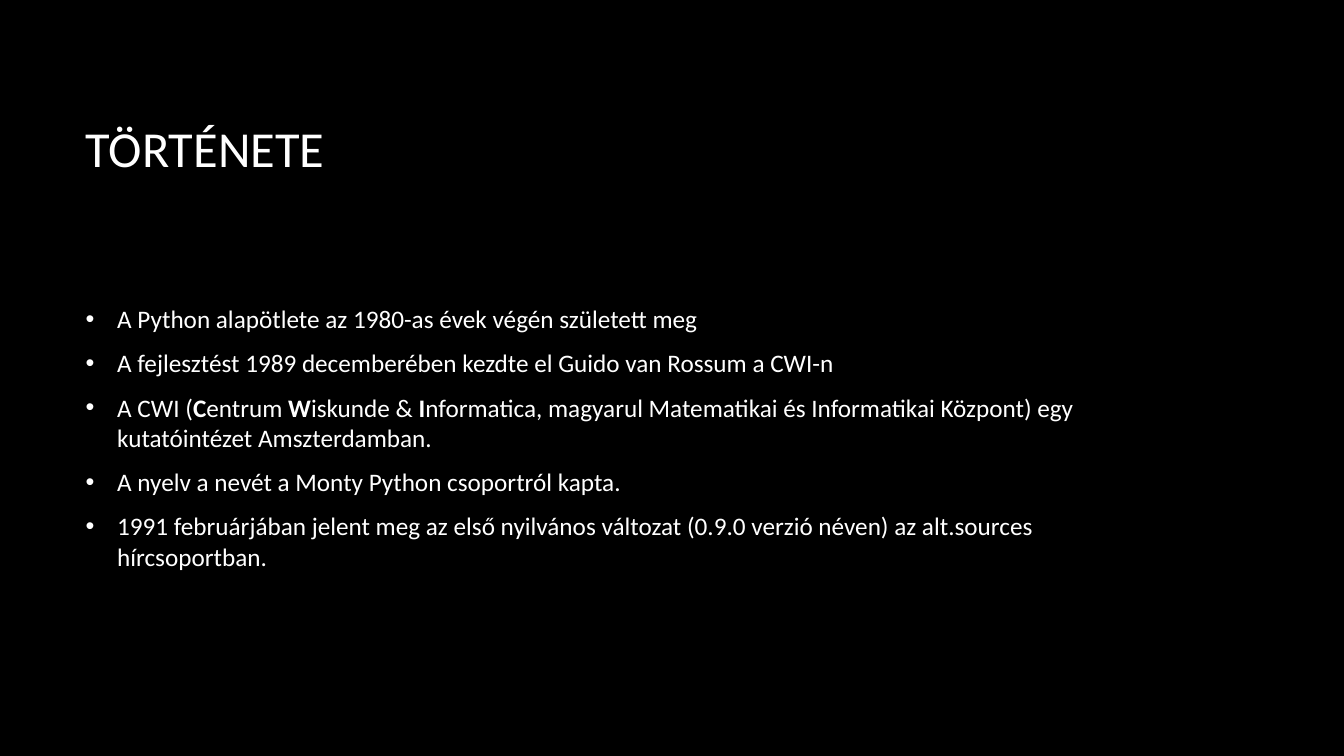
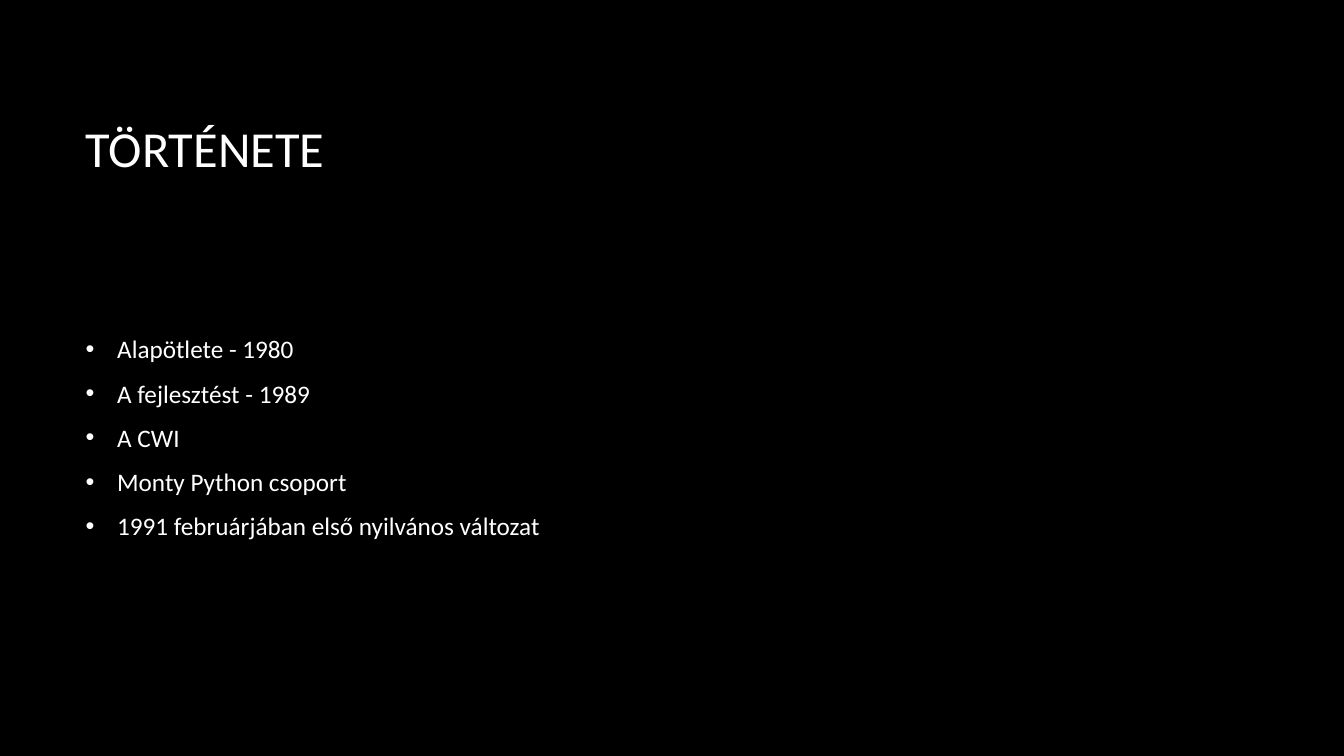
Before and after one commit to Andor1298/ikt-ppt, a slide deck: slide 4 of Python.pptx. Drawn at 1344x756 pixels with LibreOffice and Linux fonts; fonts in the diff are those of the drawing; background and template pictures are left out. Boxes give left, top, right and bottom in pixels: in the first picture for what was removed or moved away, otherwise in the second. Text is boxed around its words. In the diff, an @@ line names an element or a change of style, - is before the commit and + after.

```diff
--- a/Python.pptx
+++ b/Python.pptx
@@ text at box(117, 340, 540, 540): text changed @@
-• A Python alapötlete az 1980-as évek végén született meg
-• A fejlesztést 1989 decemberében kezdte el Guido van Rossum a CWI-n
-• A CWI (Centrum Wiskunde & Informatica, magyarul Matematikai és Informatikai Központ) egy kutatóintézet Amszterdamban.
-• A nyelv a nevét a Monty Python csoportról kapta.
-• 1991 februárjában jelent meg az első nyilvános változat (0.9.0 verzió néven) az alt.sources hírcsoportban.
+• Alapötlete - 1980
+• A fejlesztést - 1989
+• A CWI
+• Monty Python csoport
+• 1991 februárjában első nyilvános változat
```
Also in this commit, not shown: 2 other slides changed, 3 slides added, 1 slide removed.
